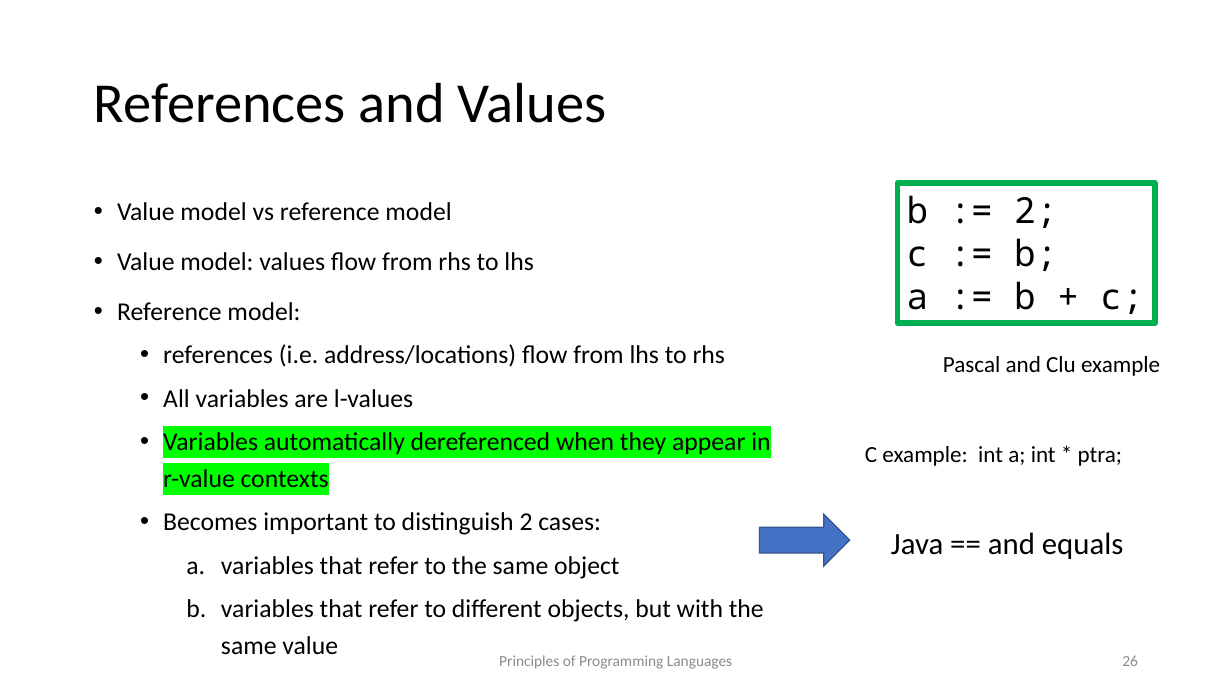
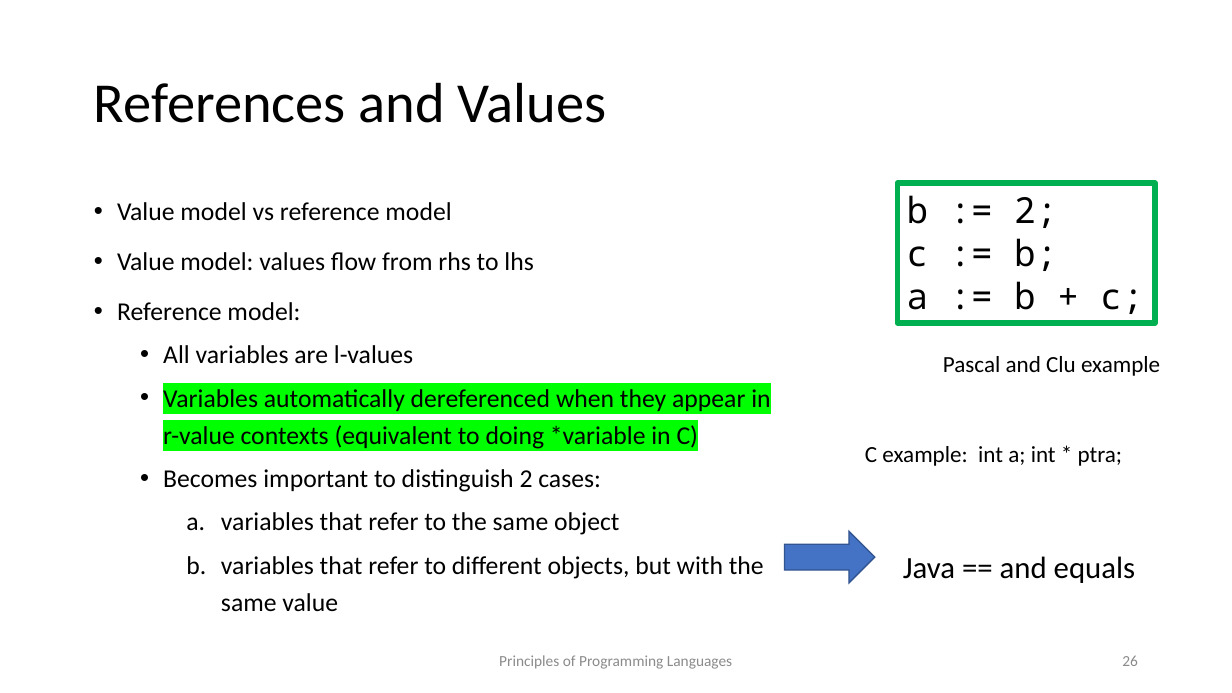
Before and after one commit to kongm/pl-design, a slide deck: slide 26 of C6-ControlFlow.pptx. Drawn at 1232x693 pixels with LibreOffice and Linux fonts; fonts in the diff are those of the drawing. Boxes give left, top, right and bottom in pixels: in the first picture for what was removed or moved away, otherwise in the second. Text is boxed around its words. In the diff, an @@ line names an element or a change of style, - is before the commit and + after.

```diff
--- a/C6-ControlFlow.pptx
+++ b/C6-ControlFlow.pptx
@@ text at (163, 344, 725, 367): paragraph removed @@
-  • references (i.e. address/locations) flow from lhs to rhs
@@ text at (163, 389, 770, 449): text changed @@
-  • Variables automatically dereferenced when they appear in r-value contexts
+  • Variables automatically dereferenced when they appear in r-value contexts (equivalent to doing *variable in C)
@@ right arrow: place and size @@
-right arrow at (760, 515, 850, 567)
+right arrow at (785, 531, 875, 583)
@@ text "Java == and equals": place and size @@
-text "Java == and equals" at (891, 532, 1123, 559)
+text "Java == and equals" at (903, 556, 1135, 583)
```
Also in this commit, not shown: 2 other slides changed, 2 slides removed, 32 other files.
